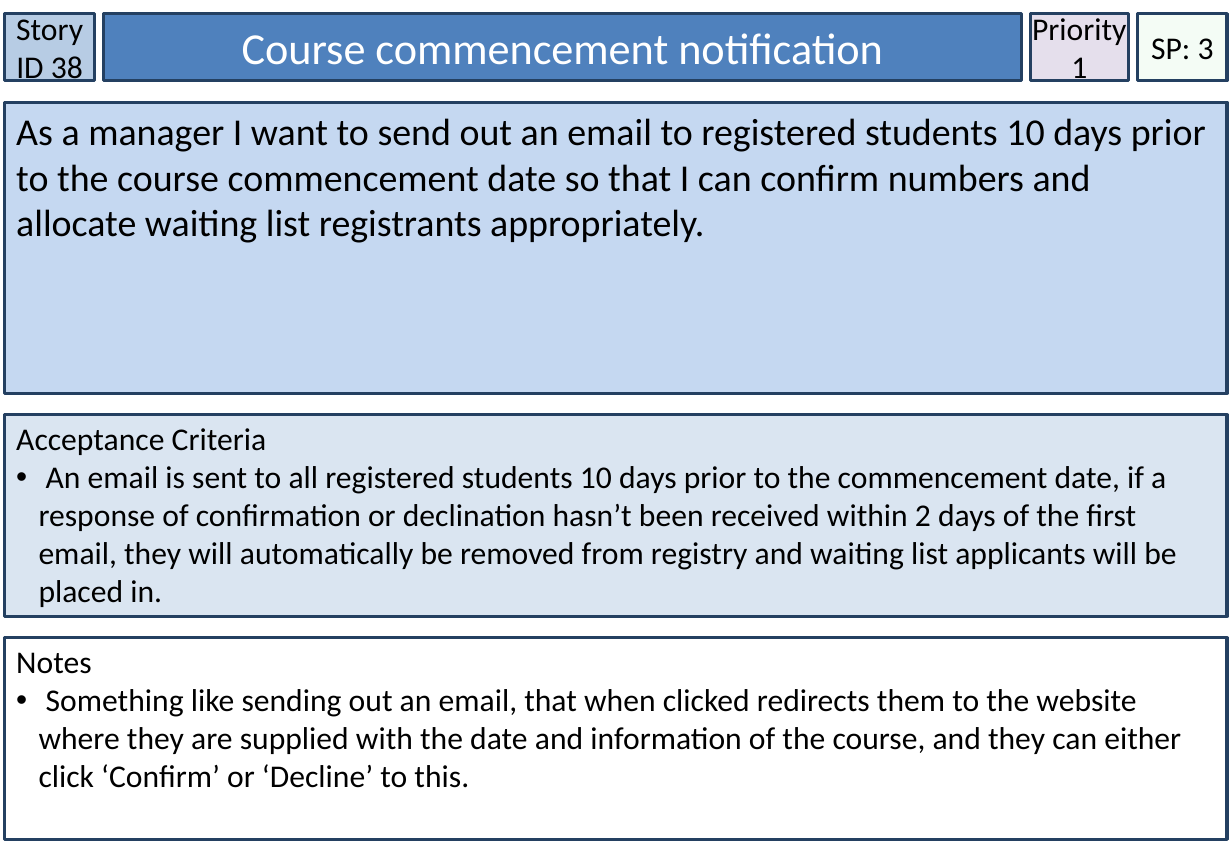
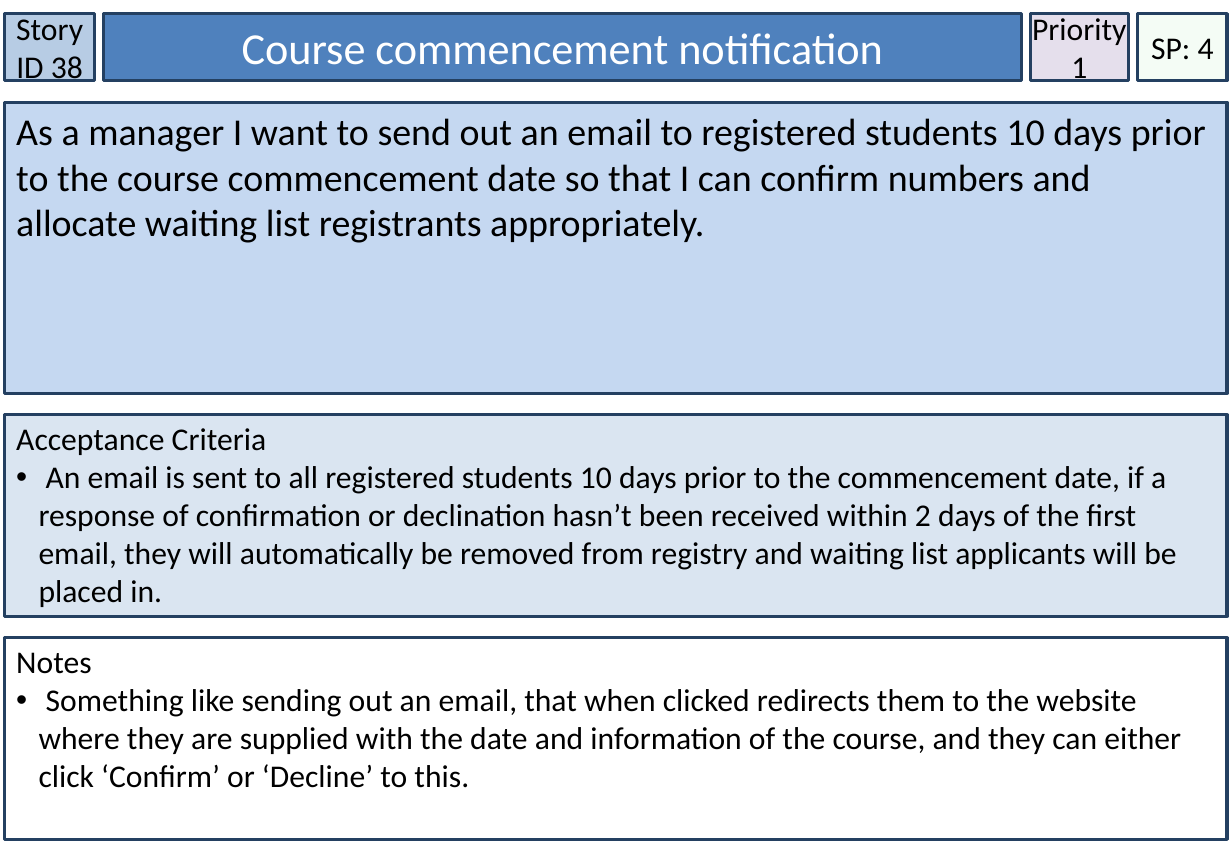
Before and after one commit to tross78/IFB299, a slide deck: slide 34 of User Stories.pptx (slide 21 before the commit). Drawn at 1232x853 pixels with LibreOffice and Linux fonts; fonts in the diff are those of the drawing. Boxes give left, top, right and bottom in pixels: in the first picture for what was removed or moved away, otherwise in the second. Text is boxed around its words. In the diff, an @@ line names an element or a change of style, - is before the commit and + after.

```diff
--- a/User Stories.pptx
+++ b/User Stories.pptx
@@ text in rectangle at [1151, 38, 1214, 60]: text changed @@
-SP: 3
+SP: 4
```
Also in this commit, not shown: 9 other slides changed, 2 slides added, 1 slide removed, 1 other file.
